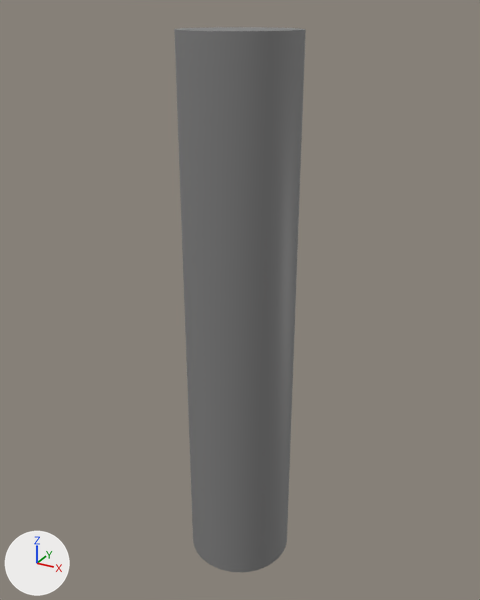
The glTF model public/models/platform.glb: old version first, new version second.
Rendered twice from a 50 mm camera at (42.5, -77.3, 4.1) aimed at (-0.7, 1.3, -35.2). Arrows for +X, +Y and +Z are at lower left; the lights stay in place. Vertices at the same position are counted once.

The older version as bpy lines, for what is in view:
```python
me_cylinder_009 = bpy.data.meshes.new('Cylinder.009')
me_cylinder_009.from_pydata(...)  # a 136-sided cylinder along z spanning x -8.0..8.0, y -8.0..8.0, z -40.2..40.2
me_cylinder_009.materials.append(mat_grey)  # grey #808080
ob_center_platform_003 = bpy.data.objects.new('center platform.003', me_cylinder_009)
ob_center_platform_003.location = (0.0, 0.0, -38.4)
```
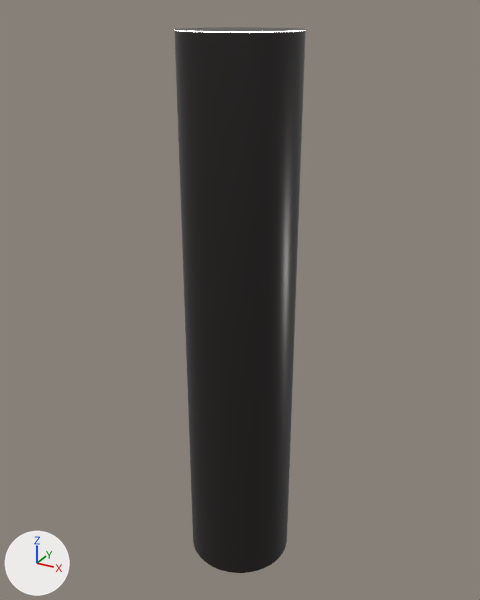
Pixel boxes (x1, y1, x2, y2) of what changed, in the pictures (480 x 600 px):
'center platform.003', reshaped: before (174, 27, 306, 572); after (174, 27, 306, 573)

Patch to the scene script:
```diff
--- a/public/models/platform.glb.py
+++ b/public/models/platform.glb.py
@@ mat_lamp @@
+mat_lamp = principled_material('lamp')
+mat_lamp.base_color = (0.855, 0.871, 0.896)  # white #eef0f3
+mat_lamp.emission_color = (0.954, 0.972, 1.0)  # white #fafcff
+mat_lamp.emission_strength = 4.481
@@ mat_platform_black @@
+mat_platform_black = principled_material('Platform black')
+mat_platform_black.base_color = (0.0252, 0.0212, 0.0203)  # black #2c2827
+mat_platform_black.metallic = 0.303
+mat_platform_black.roughness = 0.317
@@ me_cylinder_009 @@
 # used by ob_center_platform_003; location = (0.0, 0.0, -38.4)
-me_cylinder_009.from_pydata(...)  # 272 vertices, 540 faces; spans x -8.0..8.0, y -8.0..8.0, z -40.2..40.2
+me_cylinder_009.from_pydata(...)  # 2040 vertices, 4076 faces; spans x -8.0..8.0, y -8.0..8.0, z -40.2..40.3
+# me_cylinder_009 part 1: 136 vertices moved within x -8.0..8.0, y -8.0..8.0, z 40.2; 1768 vertices added at x -8.0..8.0, y -8.0..8.0, z 40.2..40.3
 me_cylinder_009.materials.append(mat_grey)
+me_cylinder_009.materials.append(mat_lamp)  # white #eef0f3
+me_cylinder_009.materials.append(mat_platform_black)  # black #2c2827
```
